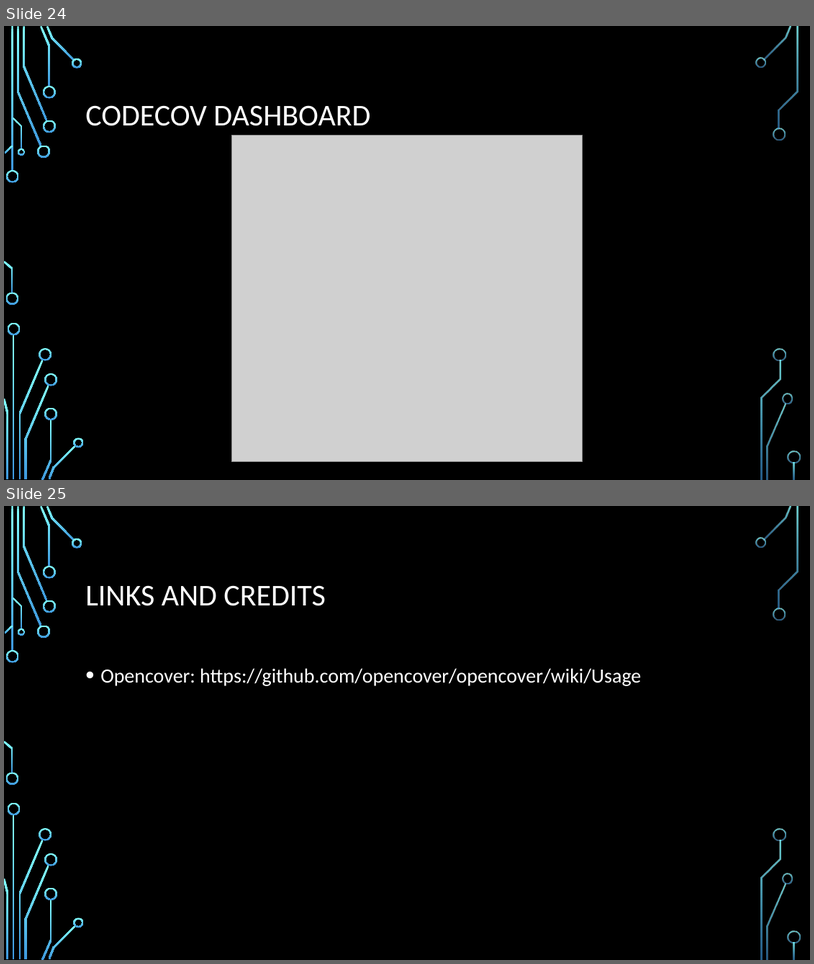
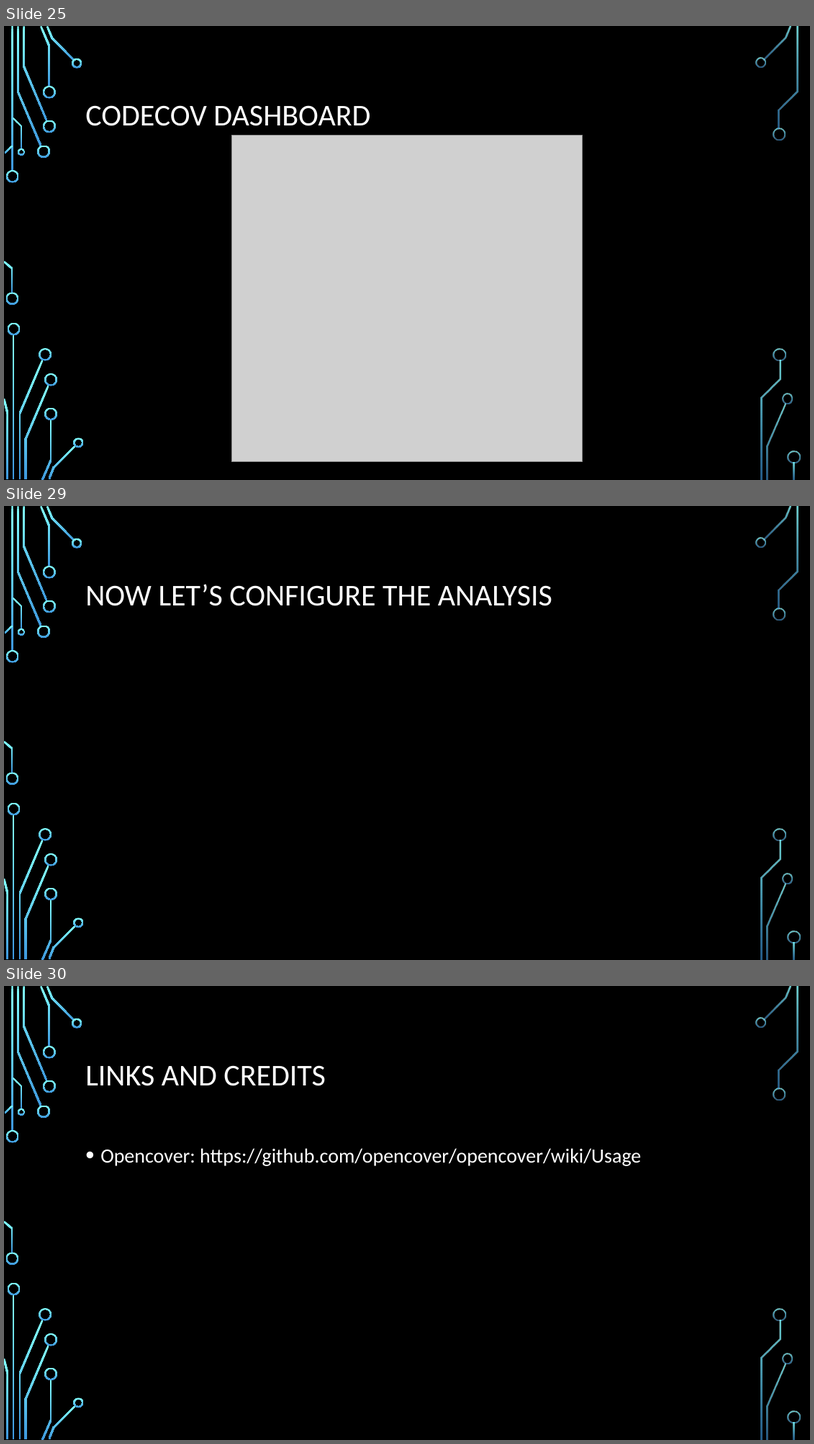
Before and after one commit to CedricAgoda/opensource-ci, a slide deck: Presentation/Full Open-Source CI.pptx. Shown one above the other, each under a label of ours: slides 24 and 25 before the commit, slides 25, 29 and 30 after it; the slides between them are not shown. The pictures are 814x964 and 814x1444 pixels, drawn with LibreOffice and Linux fonts; fonts in the diff are those of the drawing; grey boxes stand for pictures; background and template pictures are left out. Boxes give left, top, right and bottom in pixels: in the first picture for what was removed or moved away, otherwise in the second. Text is boxed around its words. In the diff, an @@ line names an element or a change of style, - is before the commit and + after.

```diff
--- a/Presentation/Full Open-Source CI.pptx
+++ b/Presentation/Full Open-Source CI.pptx
@@ slide 29 added at [4,506,810,960], background picture (left out); not listed: 36 template elements that a slide beside it also shows @@
@@ title added at [85,584,553,606], 36 pt, text #FFFFFF @@
+NOW LET’S CONFIGURE THE ANALYSIS
@@ what was slide 24 is now slide 25 @@
@@ what was slide 25 is now slide 30 @@
```
Also in this commit, not shown: 1 slide changed, 4 other slides added, 2 other files.
